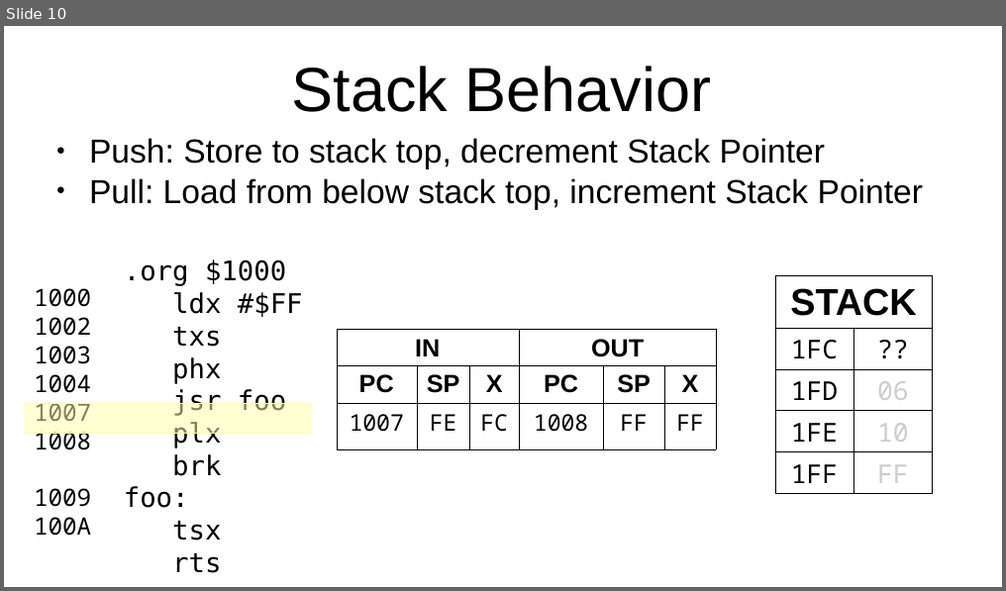
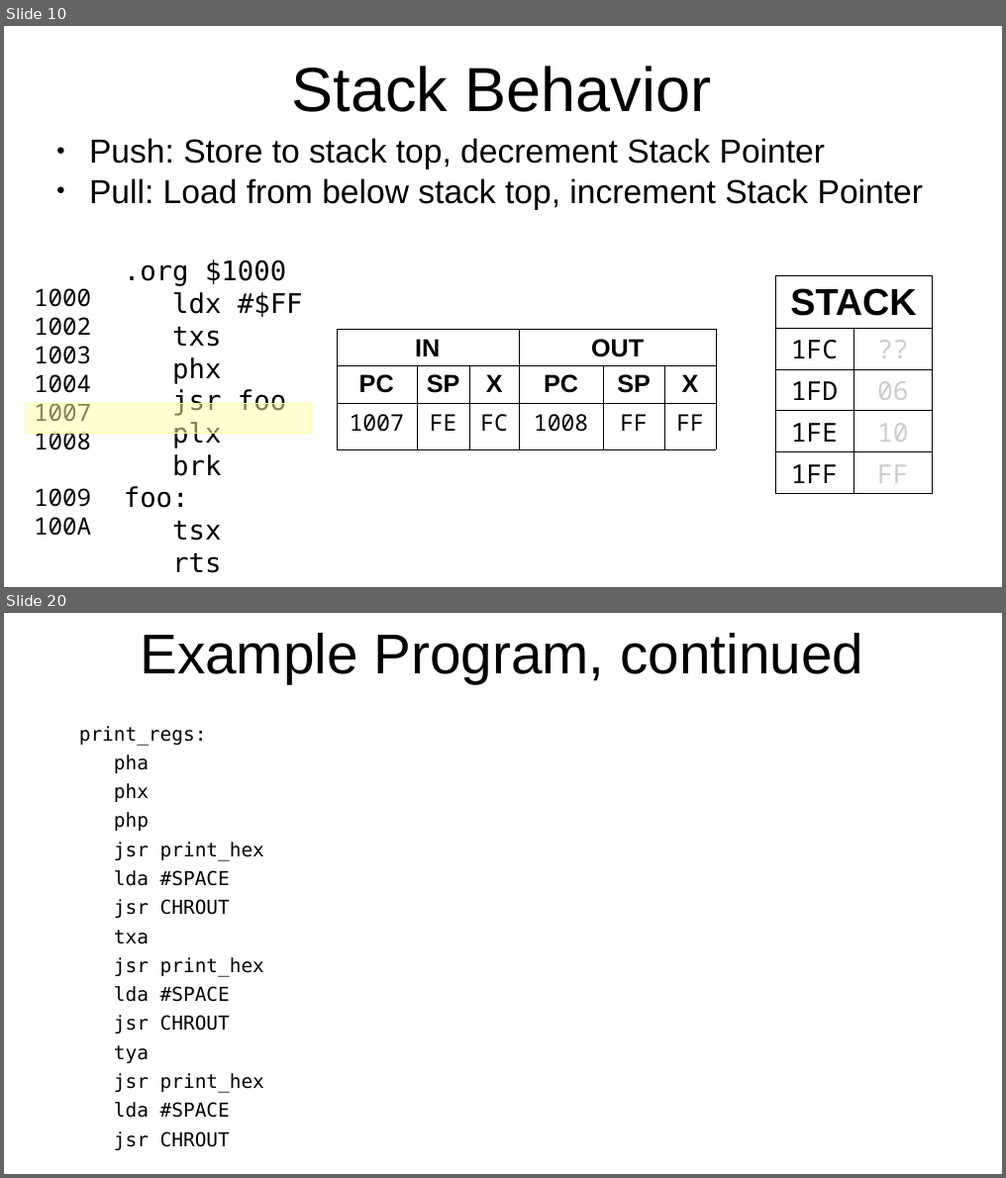
Before and after one commit to SlithyMatt/x16-assembly-tutorial, a slide deck: Lesson5/Lesson5.odp. Shown one above the other, each under a label of ours: slide 10 before the commit, slides 10 and 20 after it; the slides between them are not shown. The pictures are 1006x591 and 1006x1178 pixels, drawn with LibreOffice and Linux fonts; fonts in the diff are those of the drawing. Boxes give left, top, right and bottom in pixels: in the first picture for what was removed or moved away, otherwise in the second. Text is boxed around its words. In the diff, an @@ line names an element or a change of style, - is before the commit and + after.

```diff
--- a/Lesson5/Lesson5.odp
+++ b/Lesson5/Lesson5.odp
@@ slide 20 added at box(4, 613, 1002, 1174), background #FFFFFF @@
@@ title added at box(140, 633, 863, 684), 54 pt, text #000000 @@
+Example Program, continued
@@ text added at box(79, 726, 264, 1118), 18.5 pt, text #000000 @@
+print_regs:
+pha
+phx
+php
+jsr print_hex
+lda #SPACE
+jsr CHROUT
+txa
+jsr print_hex
+lda #SPACE
+jsr CHROUT
+tya
+jsr print_hex
+lda #SPACE
+jsr CHROUT
@@ slide 10 changed as well @@
@@ table at box(775, 275, 933, 491) @@
@@ text colour #000000 to #CCCCCC in "??" @@
```
Also in this commit, not shown: 9 other slides changed, 10 other slides added, 15 slides removed, 3 other files.
